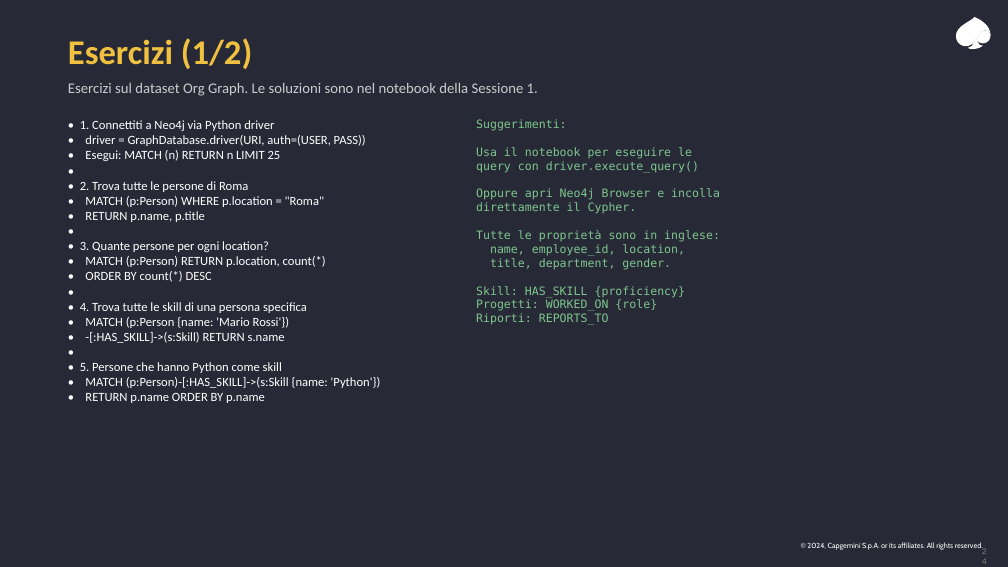
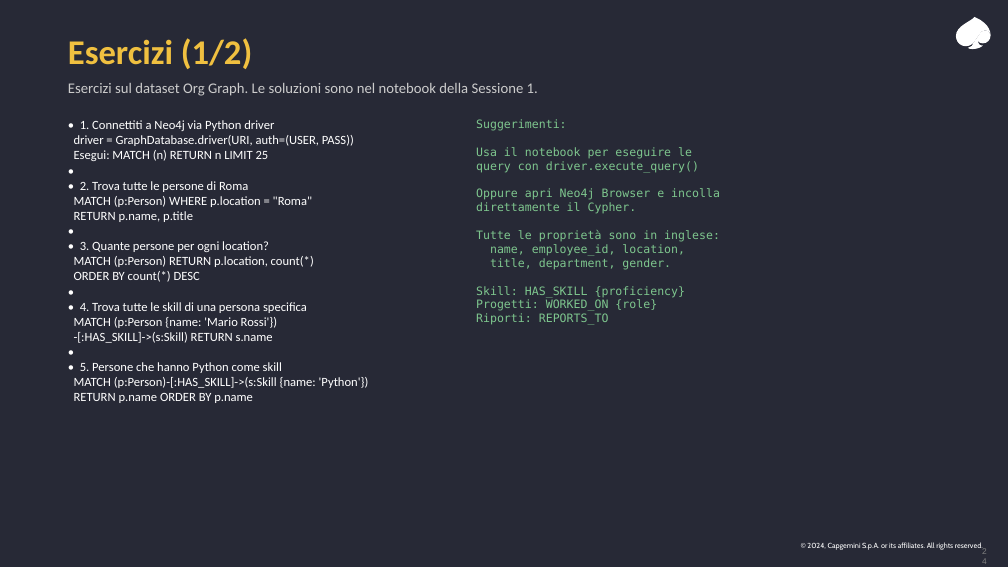
Before and after one commit to leobcc/neo4j-training-course-material, a slide deck: slide 24 of slides/session-01/session-01.pptx. Drawn at 1008x567 pixels with LibreOffice and Linux fonts; fonts in the diff are those of the drawing. Boxes give left, top, right and bottom in pixels: in the first picture for what was removed or moved away, otherwise in the second. Text is boxed around its words. In the diff, an @@ line names an element or a change of style, - is before the commit and + after.

```diff
--- a/slides/session-01/session-01.pptx
+++ b/slides/session-01/session-01.pptx
@@ text at <box>74,135,354,161</box>: text changed @@
-• driver = GraphDatabase.driver(URI, auth=(USER, PASS))
-• Esegui: MATCH (n) RETURN n LIMIT 25
+driver = GraphDatabase.driver(URI, auth=(USER, PASS))
+Esegui: MATCH (n) RETURN n LIMIT 25
@@ text at <box>74,196,312,222</box>: text changed @@
-• MATCH (p:Person) WHERE p.location = "Roma"
-• RETURN p.name, p.title
+MATCH (p:Person) WHERE p.location = "Roma"
+RETURN p.name, p.title
@@ text at <box>74,256,314,282</box>: text changed @@
-• MATCH (p:Person) RETURN p.location, count(*)
-• ORDER BY count(*) DESC
+MATCH (p:Person) RETURN p.location, count(*)
+ORDER BY count(*) DESC
@@ text at <box>74,317,277,343</box>: text changed @@
-• MATCH (p:Person {name: 'Mario Rossi'})
-• -[:HAS_SKILL]->(s:Skill) RETURN s.name
+MATCH (p:Person {name: 'Mario Rossi'})
+-[:HAS_SKILL]->(s:Skill) RETURN s.name
@@ text at <box>74,377,369,403</box>: text changed @@
-• MATCH (p:Person)-[:HAS_SKILL]->(s:Skill {name: 'Python'})
-• RETURN p.name ORDER BY p.name
+MATCH (p:Person)-[:HAS_SKILL]->(s:Skill {name: 'Python'})
+RETURN p.name ORDER BY p.name
```
Also in this commit, not shown: 10 other slides changed.
